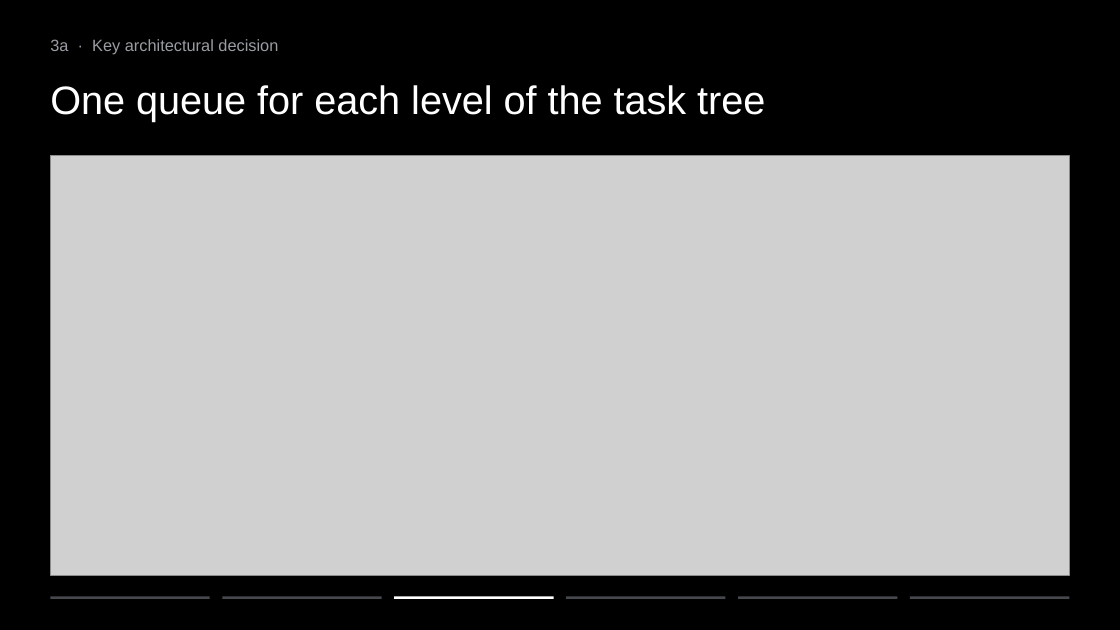
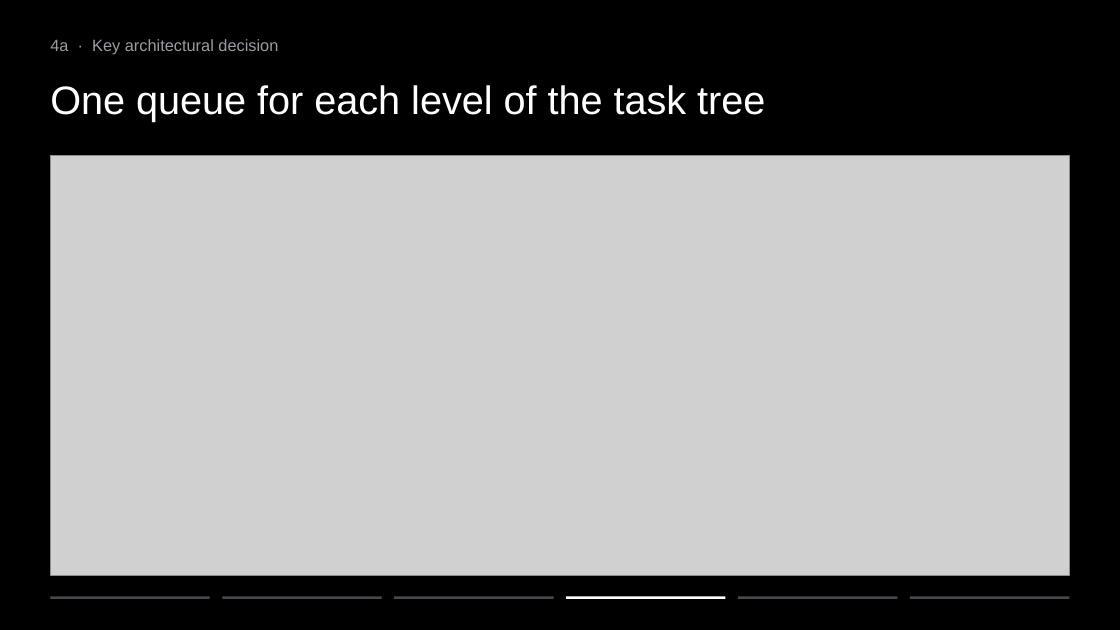
Before and after one commit to ziyangliu-666/lumen-next, a slide deck: slide 12 of docs/platform/slides/out/Team15-Lumen-Platform.pptx (slide 9 before the commit). Drawn at 1120x630 pixels with LibreOffice and Linux fonts; fonts in the diff are those of the drawing; grey boxes stand for pictures. Boxes give left, top, right and bottom in pixels: in the first picture for what was removed or moved away, otherwise in the second. Text is boxed around its words. In the diff, an @@ line names an element or a change of style, - is before the commit and + after.

```diff
--- a/docs/platform/slides/out/Team15-Lumen-Platform.pptx
+++ b/docs/platform/slides/out/Team15-Lumen-Platform.pptx
@@ text at (50,39,278,55): text changed @@
-3a · Key architectural decision
+4a · Key architectural decision
@@ rectangle at (394,597,554,599): fill #FFFFFF to #45484C @@
@@ rectangle at (566,597,726,599): fill #45484C to #FFFFFF @@
```
Also in this commit, not shown: 2 other files.
